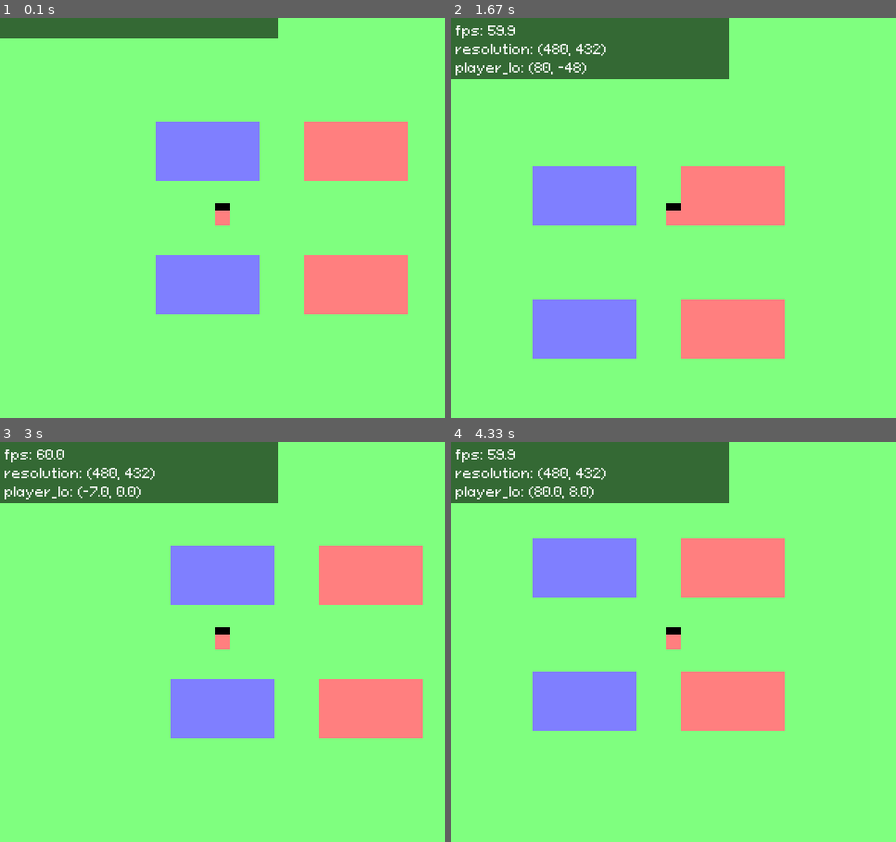
Above: before the commit, frames 1-4 (two rows, left to right).
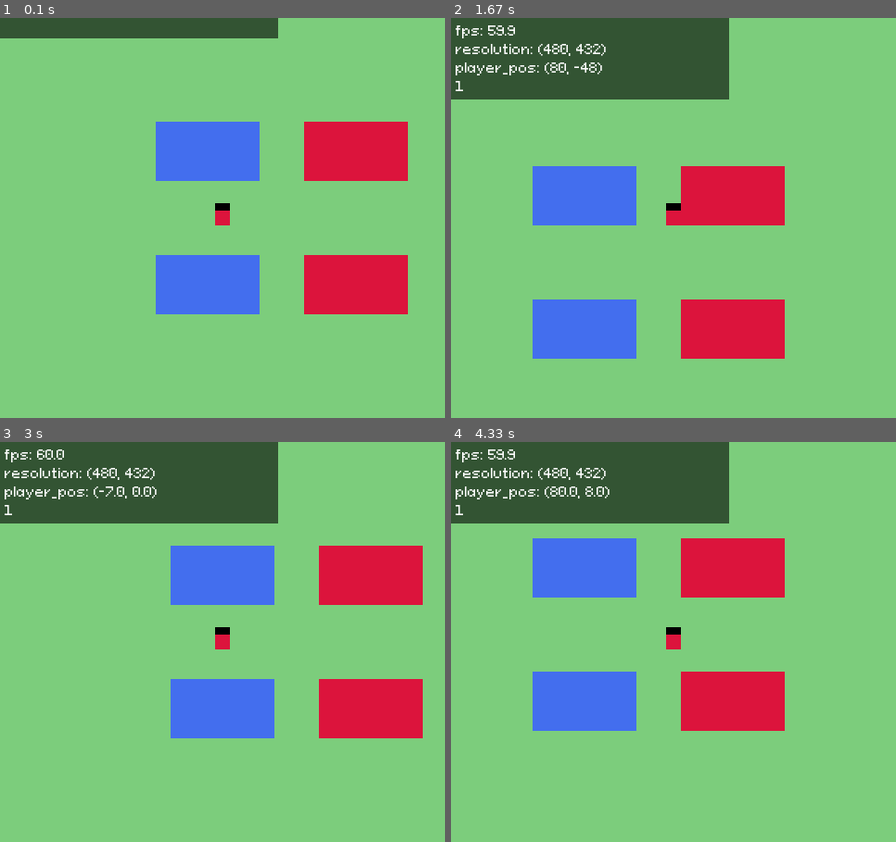
Above: after the commit, the same moments.

Repository: kritserv/rpg-maker-style-top-down-game-template
Game: pygame game, started from main.py
Same seed, same stepped clock (60 frames per second), same inputs: the game is played once before the commit and once after it.
Inputs:
- Up to frame 1 (0.1 s): no input
- Up to frame 2 (1.67 s): hold Right 0.33-0.8 s; hold Up 0.83-1.13 s; hold Right 1.17-1.63 s
- Up to frame 3 (3 s): hold Left 1.67-2.2 s; hold Down 2.23-2.53 s; hold Left 2.57-2.97 s
- Up to frame 4 (4.33 s): hold Up 3-3.37 s; hold Right 3.4-4.03 s; hold Down from 4.07 s (still down)

The runs differ from the first frame. In frame 1, 97% of the frame differs, in the area x 0-100%, y 0-100%; in frame 2, 91%; in frame 3, 91%; in frame 4, 91%.

Commit message:
rename location to pos & use pygame colors

Diff:
--- a/main.py
+++ b/main.py
@@ -29,7 +29,7 @@
 	ratio = default_screen_width/default_screen_height
 	new_size = (curr_width, curr_height)
 
-	obstacles = [
+	obs = [
 		(pg.Rect(-80, -112, 112, 64), blue), (pg.Rect(80, -112, 112, 64), red),
 		(pg.Rect(-80, 32, 112, 64), blue), (pg.Rect(80, 32, 112, 64), red)
 		]
@@ -40,13 +40,13 @@
 
 	player.resize(pixel_size)
 
-	player.obstacles = [ob for ob, color in obstacles]
+	player.obs = [ob for ob, color in obs]
 
-	player.calculate_obstacles_location()
+	player.calculate_obs_pos()
 
 	top_down_map = TopDownMap(screen)
 
-	top_down_map.rects = [ob for ob in obstacles]
+	top_down_map.rects = [ob for ob in obs]
 
 	top_down_map.resize(pixel_size, player)
 
@@ -83,7 +83,8 @@
 			if debug_timer.time_now()>0.1:
 				debug_list = [curr_fps(),
 				f"resolution: {(curr_width, curr_height)}",
-				f"player_lo: {(round(player.location[0], 3), round(player.location[1], 3))}"]
+				f"player_pos: {(round(player.pos[0], 3), round(player.pos[1], 3))}",
+				f"{pixel_size}"]
 				debug_timer.restart()
 			print_debug(debug_list)
 
--- a/my_object/blackbar.py
+++ b/my_object/blackbar.py
@@ -1,6 +1,6 @@
 import pygame as pg
 
-black = pg.Color(0, 0, 0)
+black = pg.Color("grey0")
 
 class BlackBar:
 	def __init__(self, screen, is_exist):
--- a/my_object/player.py
+++ b/my_object/player.py
@@ -6,26 +6,12 @@
 		pg.sprite.Sprite.__init__(self)
 		self.screen = screen
 		self.speed = 150
-		self.original_width, self.original_height = 16, 16
-		self.location = [0, 0]
+		self.original_width, self.original_height, self.width, self.height = 16, 16, 16, 16
+		self.pos = [0, 0]
 		self.last_dx, self.last_dy = 0, 0
 		self.rects = []
 		self.x, self.y = screen.get_width()/2, screen.get_height()/2
-		self.width, self.height = self.original_width, self.original_height
-		self.obstacles = []
-
-	def calculate_obstacles_location(self):
-		plus_value = 10
-		calculated_obstacles = []
-		for ob in self.obstacles:
-			ob_values = {
-				'left': [ob[2] + ob[0] + 16 - plus_value, ob[2] + ob[0] + 32 - plus_value, ob[1] + 16, ob[3] + ob[1]],
-				'right': [ob[0] - plus_value, ob[0] + 16 - plus_value, ob[1] + 16, ob[3] + ob[1]],
-				'up': [ob[0] + 16, ob[2] + ob[0], ob[3] + 16 - plus_value + ob[1], ob[3] + 32 - plus_value + ob[1]],
-				'down': [ob[0] + 16, ob[2] + ob[0], ob[1] - plus_value, ob[1] + 16]
-			}
-			calculated_obstacles.append(ob_values)
-		self.obstacles = calculated_obstacles
+		self.obs = []
 
 	def correct_all_rect(self, pixel_size):
 		self.transformed_rects = [(pg.Rect(rect.x * pixel_size + self.top_left_x,
@@ -33,30 +19,37 @@
 										  rect.width * pixel_size,
 										  rect.height * pixel_size), color) for rect, color in self.rects]
 
-	def move_left_get_obstruct(self):
-		for ob in self.obstacles:
-			if (ob['left'][0] <= self.location[0] <= ob['left'][1]) and (ob['left'][2] <= self.location[1] <= ob['left'][3]):
+	def calculate_obs_pos(self):
+		plus_value = 10
+		calculated_obs = []
+		for ob in self.obs:
+			ob_values = {
+				"left": [ob[2] + ob[0] + 16 - plus_value, ob[2] + ob[0] + 32 - plus_value, ob[1] + 16, ob[3] + ob[1]],
+				"right": [ob[0] - plus_value, ob[0] + 16 - plus_value, ob[1] + 16, ob[3] + ob[1]],
+				"up": [ob[0] + 16, ob[2] + ob[0], ob[3] + 16 - plus_value + ob[1], ob[3] + 32 - plus_value + ob[1]],
+				"down": [ob[0] + 16, ob[2] + ob[0], ob[1] - plus_value, ob[1] + 16]
+			}
+			calculated_obs.append(ob_values)
+		self.obs = calculated_obs
+
+	def ob_is_in_direction(self, direction):
+		for ob in self.obs:
+			if (ob[direction][0] <= self.pos[0] <= ob[direction][1]) and (ob[direction][2] <= self.pos[1] <= ob[direction][3]):
 				return True
 		return False
 
+	def move_left_get_obstruct(self):
+		return self.ob_is_in_direction("left")
+
 
 	def move_right_get_obstruct(self):
-		for ob in self.obstacles:
-			if (ob['right'][0] <= self.location[0] <= ob['right'][1]) and (ob['right'][2] <= self.location[1] <= ob['right'][3]):
-				return True
-		return False
+		return self.ob_is_in_direction("right")
 
 	def move_up_get_obstruct(self):
-		for ob in self.obstacles:
-			if (ob['up'][0] <= self.location[0] <= ob['up'][1]) and (ob['up'][2] <= self.location[1] <= ob['up'][3]):
-				return True
-		return False
+		return self.ob_is_in_direction("up")
 
 	def move_down_get_obstruct(self):
-		for ob in self.obstacles:
-			if (ob['down'][0] <= self.location[0] <= ob['down'][1]) and (ob['down'][2] <= self.location[1] <= ob['down'][3]):
-				return True
-		return False
+		return self.ob_is_in_direction("down")
 
 	def calculate_movement(self, key):
 		dx, dy = 0, 0
@@ -101,14 +94,14 @@
 		return num
 
 	def move(self, dx, dy, dt, pixel_size):
-		self.location[0] += dx * self.speed * dt
-		self.location[1] += dy * self.speed * dt
+		self.pos[0] += dx * self.speed * dt
+		self.pos[1] += dy * self.speed * dt
 
-	def expect_finish_location(self):
+	def expect_finish_pos(self):
 		if self.last_dx < 0:
-			checker = floor(self.location[0])
+			checker = floor(self.pos[0])
 		elif self.last_dx > 0:
-			checker = ceil(self.location[0])
+			checker = ceil(self.pos[0])
 		else:
 			checker = 0
 
@@ -118,9 +111,9 @@
 			self.expected_x = 0
 
 		if self.last_dy < 0:
-			checker = floor(self.location[1])
+			checker = floor(self.pos[1])
 		elif self.last_dy > 0:
-			checker = ceil(self.location[1])
+			checker = ceil(self.pos[1])
 		else:
 			checker = 0
 
@@ -129,18 +122,18 @@
 		if checker == 0:
 			self.expected_y = 0
 
-	def get_different_of_current_and_expected_location(self):
-		if self.location[0] > self.expected_x:
-			self.diff_x = self.location[0] - self.expected_x
-		elif self.location[0] < self.expected_x:
-			self.diff_x = self.expected_x - self.location[0]
+	def get_different_of_current_and_expected_pos(self):
+		if self.pos[0] > self.expected_x:
+			self.diff_x = self.pos[0] - self.expected_x
+		elif self.pos[0] < self.expected_x:
+			self.diff_x = self.expected_x - self.pos[0]
 		else:
 			self.diff_x = 0
 
-		if self.location[1] > self.expected_y:
-			self.diff_y = self.location[1] - self.expected_y
-		elif self.location[1] < self.expected_y:
-			self.diff_y = self.expected_y - self.location[1]
+		if self.pos[1] > self.expected_y:
+			self.diff_y = self.pos[1] - self.expected_y
+		elif self.pos[1] < self.expected_y:
+			self.diff_y = self.expected_y - self.pos[1]
 		else:
 			self.diff_y = 0
 
@@ -167,19 +160,19 @@
 			self.move(dx, dy, dt, pixel_size)
 
 		if not self.key_presed:
-			self.expect_finish_location()
-			self.get_different_of_current_and_expected_location()
+			self.expect_finish_pos()
+			self.get_different_of_current_and_expected_pos()
 
 			continue_move_value = 3
 
 			if self.diff_x > continue_move_value:
 				self.move(self.last_dx, 0, dt, pixel_size)
 			elif self.diff_x <= continue_move_value:
-				self.location[0] = self.expected_x
+				self.pos[0] = self.expected_x
 				self.finished_x_move = True
 
 			if self.diff_y > continue_move_value:
 				self.move(0, self.last_dy, dt, pixel_size)
 			elif self.diff_y <= continue_move_value:
-				self.location[1] = self.expected_y
+				self.pos[1] = self.expected_y
 				self.finished_y_move = True
--- a/my_object/topdownmap.py
+++ b/my_object/topdownmap.py
@@ -8,8 +8,8 @@
 		self.x, self.y = 0, 0
 
 	def move(self, pixel_size, player):
-		self.x = -player.location[0] * pixel_size + self.screen.get_width()/2
-		self.y = -player.location[1] * pixel_size + self.screen.get_height()/2
+		self.x = -player.pos[0] * pixel_size + self.screen.get_width()/2
+		self.y = -player.pos[1] * pixel_size + self.screen.get_height()/2
 
 	def resize(self, pixel_size, player):
 		tile_size = pixel_size*16
--- a/variable/settings.py
+++ b/variable/settings.py
@@ -1,6 +1,5 @@
 import pygame as pg
 import json
-from my_object import Timer
 from math import ceil, floor
 
 clock = pg.time.Clock()
@@ -54,10 +53,10 @@
 	pixel_size = round_pixel(pixel_size)
 	return curr_width, curr_height, pixel_size
 
-red = pg.Color(255, 127, 127)
-black = pg.Color(0, 0, 0)
-white = pg.Color(255, 255, 255)
-green = pg.Color(127, 255, 127)
-blue = pg.Color(127, 127, 255)
+red = pg.Color("crimson")
+black = pg.Color("grey0")
+white = pg.Color("grey100")
+green = pg.Color("palegreen3")
+blue = pg.Color("royalblue2")
 
 debug_font = pg.font.Font("asset/font/PixeloidSans-mLxMm.ttf", 14)
